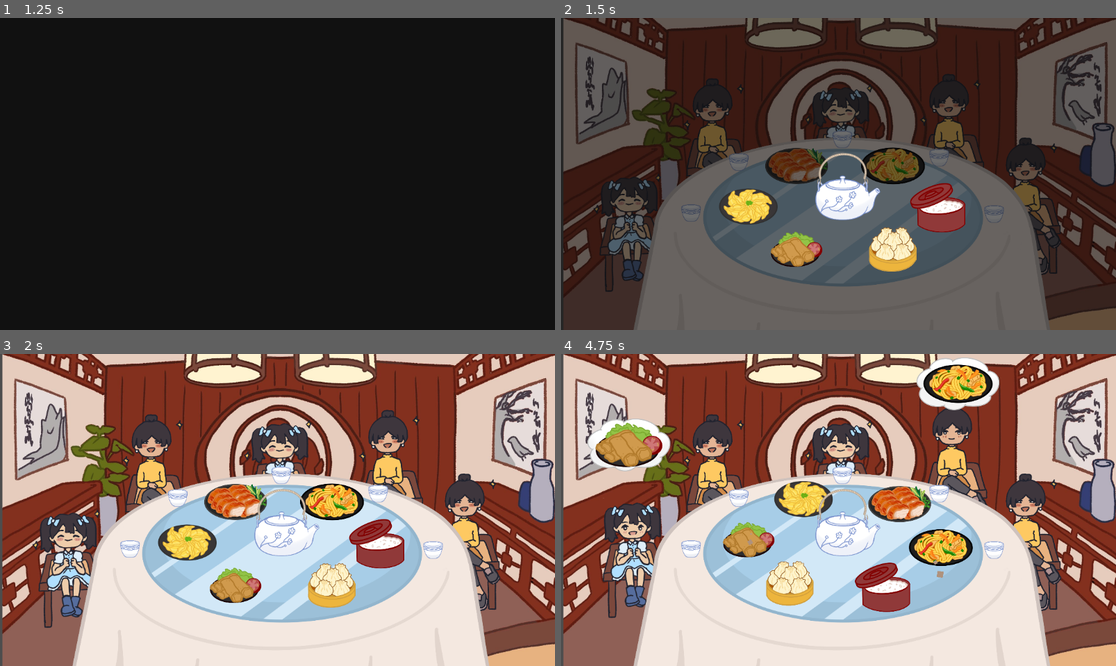
Above: before the commit, frames 1-4 (two rows, left to right).
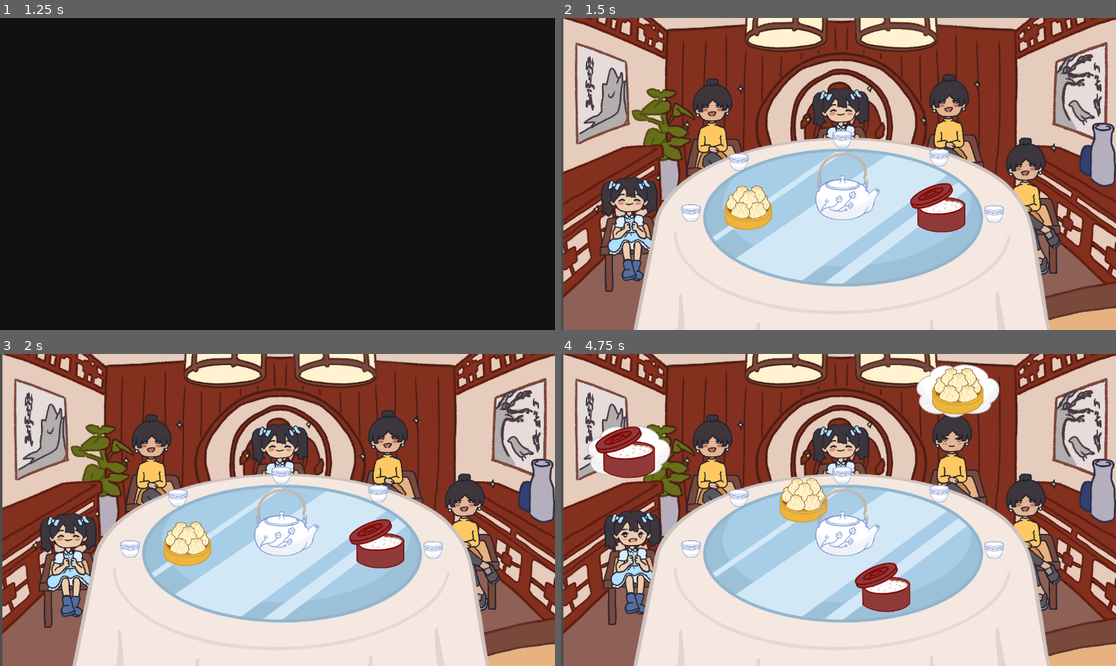
Above: after the commit, the same moments.

Repository: game-dev-besties/lupe_game
Game: Godot game, scene res://scenes/cutscene.tscn
The game is run twice, just before and just after one commit, with the same random seed, the same clock (stepped at 60 frames per second) and the same inputs.
Inputs (mouse positions are in pixels of both pictures, inside the frame that each line leads up to):
- Up to frame 1 (1.25 s): click "SKIP" at 0.5 s
- Up to frame 2 (1.5 s): click "SKIP" at 1.25 s
- Up to frame 3 (2 s): no input
- Up to frame 4 (4.75 s): tap Enter (ui_accept) at 2, 3.5 s; drag from (844, 531) to (894, 584) at 2.02 s; drag from (938, 544) to (794, 584) at 2.77 s; move the mouse to (894, 584) at 3.52 s; hold Right (ui_right) 3.53-4.25 s; click (894, 584) at 3.67 s; drag from (755, 563) to (921, 572) at 4.27 s

Frame 1 is identical in both runs. In frame 2, 96% of the frame differs, in the area x 0-100%, y 0-100%; in frame 3, 5.0%; in frame 4, 13%.

Commit message:
feat: created levels

Diff:
--- a/project.godot
+++ b/project.godot
@@ -14,6 +14,10 @@
 run/main_scene="res://scenes/cutscene.tscn"
 config/features=PackedStringArray("4.4", "GL Compatibility")
 config/icon="res://icon.svg"
+
+[autoload]
+
+LevelManager="*res://scripts/1LevelManager.gd"
 
 [input]
 
--- a/scenes/cutscene.tscn
+++ b/scenes/cutscene.tscn
@@ -95,121 +95,6 @@
 "values": [ExtResource("4_2bm7f"), ExtResource("4_2bm7f")]
 }
 
-[sub_resource type="Animation" id="Animation_ho0y6"]
-length = 0.001
-tracks/0/type = "value"
-tracks/0/imported = false
-tracks/0/enabled = true
-tracks/0/path = NodePath("Characters/Susan:position")
-tracks/0/interp = 1
-tracks/0/loop_wrap = true
-tracks/0/keys = {
-"times": PackedFloat32Array(0),
-"transitions": PackedFloat32Array(1),
-"update": 0,
-"values": [Vector2(118, 778)]
-}
-tracks/1/type = "value"
-tracks/1/imported = false
-tracks/1/enabled = true
-tracks/1/path = NodePath("UI/Panel/VBoxContainer/RichTextLabel:visible_ratio")
-tracks/1/interp = 1
-tracks/1/loop_wrap = true
-tracks/1/keys = {
-"times": PackedFloat32Array(0),
-"transitions": PackedFloat32Array(1),
-"update": 0,
-"values": [1.0]
-}
-tracks/2/type = "value"
-tracks/2/imported = false
-tracks/2/enabled = true
-tracks/2/path = NodePath("Transition/ColorRect:color")
-tracks/2/interp = 1
-tracks/2/loop_wrap = true
-tracks/2/keys = {
-"times": PackedFloat32Array(0),
-"transitions": PackedFloat32Array(1),
-"update": 0,
-"values": [Color(0, 0, 0, 1)]
-}
-tracks/3/type = "value"
-tracks/3/imported = false
-tracks/3/enabled = true
-tracks/3/path = NodePath("Transition/ColorRect:visible")
-tracks/3/interp = 1
-tracks/3/loop_wrap = true
-tracks/3/keys = {
-"times": PackedFloat32Array(0),
-"transitions": PackedFloat32Array(1),
-"update": 1,
-"values": [true]
-}
-tracks/4/type = "value"
-tracks/4/imported = false
-tracks/4/enabled = true
-tracks/4/path = NodePath("UI/Panel:modulate")
-tracks/4/interp = 1
-tracks/4/loop_wrap = true
-tracks/4/keys = {
-"times": PackedFloat32Array(0),
-"transitions": PackedFloat32Array(1),
-"update": 0,
-"values": [Color(1, 1, 1, 1)]
-}
-tracks/5/type = "value"
-tracks/5/imported = false
-tracks/5/enabled = true
-tracks/5/path = NodePath("UI/Panel:visible")
-tracks/5/interp = 1
-tracks/5/loop_wrap = true
-tracks/5/keys = {
-"times": PackedFloat32Array(0),
-"transitions": PackedFloat32Array(1),
-"update": 1,
-"values": [true]
-}
-tracks/6/type = "value"
-tracks/6/imported = false
-tracks/6/enabled = true
-tracks/6/path = NodePath("UI/Panel/VBoxContainer/RichTextLabel:text")
-tracks/6/interp = 1
-tracks/6/loop_wrap = true
-tracks/6/keys = {
-"times": PackedFloat32Array(0),
-"transitions": PackedFloat32Array(1),
-"update": 1,
-"values": ["Ugh, it's Lunar New Year's again! That means another family dinner with aunts and uncles asking me about school and classes, as if they actually cared what I got on my calculus test last week. "]
-}
-tracks/7/type = "value"
-tracks/7/imported = false
-tracks/7/enabled = true
-tracks/7/path = NodePath("Characters/Susan:texture")
-tracks/7/interp = 1
-tracks/7/loop_wrap = true
-tracks/7/keys = {
-"times": PackedFloat32Array(0),
-"transitions": PackedFloat32Array(1),
-"update": 1,
-"values": [ExtResource("4_2bm7f")]
-}
-
-[sub_resource type="Animation" id="Animation_kie4y"]
-resource_name = "stop"
-length = 0.5
-tracks/0/type = "value"
-tracks/0/imported = false
-tracks/0/enabled = true
-tracks/0/path = NodePath("UI/Panel:modulate")
-tracks/0/interp = 1
-tracks/0/loop_wrap = true
-tracks/0/keys = {
-"times": PackedFloat32Array(0, 0.3),
-"transitions": PackedFloat32Array(1, 1),
-"update": 0,
-"values": [Color(1, 1, 1, 1), Color(1, 1, 1, 0)]
-}
-
 [sub_resource type="Animation" id="Animation_fs8wb"]
 resource_name = "Cutscene2"
 length = 5.0
@@ -337,6 +222,121 @@
 "values": [true]
 }
 
+[sub_resource type="Animation" id="Animation_ho0y6"]
+length = 0.001
+tracks/0/type = "value"
+tracks/0/imported = false
+tracks/0/enabled = true
+tracks/0/path = NodePath("Characters/Susan:position")
+tracks/0/interp = 1
+tracks/0/loop_wrap = true
+tracks/0/keys = {
+"times": PackedFloat32Array(0),
+"transitions": PackedFloat32Array(1),
+"update": 0,
+"values": [Vector2(118, 778)]
+}
+tracks/1/type = "value"
+tracks/1/imported = false
+tracks/1/enabled = true
+tracks/1/path = NodePath("UI/Panel/VBoxContainer/RichTextLabel:visible_ratio")
+tracks/1/interp = 1
+tracks/1/loop_wrap = true
+tracks/1/keys = {
+"times": PackedFloat32Array(0),
+"transitions": PackedFloat32Array(1),
+"update": 0,
+"values": [1.0]
+}
+tracks/2/type = "value"
+tracks/2/imported = false
+tracks/2/enabled = true
+tracks/2/path = NodePath("Transition/ColorRect:color")
+tracks/2/interp = 1
+tracks/2/loop_wrap = true
+tracks/2/keys = {
+"times": PackedFloat32Array(0),
+"transitions": PackedFloat32Array(1),
+"update": 0,
+"values": [Color(0, 0, 0, 1)]
+}
+tracks/3/type = "value"
+tracks/3/imported = false
+tracks/3/enabled = true
+tracks/3/path = NodePath("Transition/ColorRect:visible")
+tracks/3/interp = 1
+tracks/3/loop_wrap = true
+tracks/3/keys = {
+"times": PackedFloat32Array(0),
+"transitions": PackedFloat32Array(1),
+"update": 1,
+"values": [true]
+}
+tracks/4/type = "value"
+tracks/4/imported = false
+tracks/4/enabled = true
+tracks/4/path = NodePath("UI/Panel:modulate")
+tracks/4/interp = 1
+tracks/4/loop_wrap = true
+tracks/4/keys = {
+"times": PackedFloat32Array(0),
+"transitions": PackedFloat32Array(1),
+"update": 0,
+"values": [Color(1, 1, 1, 1)]
+}
+tracks/5/type = "value"
+tracks/5/imported = false
+tracks/5/enabled = true
+tracks/5/path = NodePath("UI/Panel:visible")
+tracks/5/interp = 1
+tracks/5/loop_wrap = true
+tracks/5/keys = {
+"times": PackedFloat32Array(0),
+"transitions": PackedFloat32Array(1),
+"update": 1,
+"values": [true]
+}
+tracks/6/type = "value"
+tracks/6/imported = false
+tracks/6/enabled = true
+tracks/6/path = NodePath("UI/Panel/VBoxContainer/RichTextLabel:text")
+tracks/6/interp = 1
+tracks/6/loop_wrap = true
+tracks/6/keys = {
+"times": PackedFloat32Array(0),
+"transitions": PackedFloat32Array(1),
+"update": 1,
+"values": ["Ugh, it's Lunar New Year's again! That means another family dinner with aunts and uncles asking me about school and classes, as if they actually cared what I got on my calculus test last week. "]
+}
+tracks/7/type = "value"
+tracks/7/imported = false
+tracks/7/enabled = true
+tracks/7/path = NodePath("Characters/Susan:texture")
+tracks/7/interp = 1
+tracks/7/loop_wrap = true
+tracks/7/keys = {
+"times": PackedFloat32Array(0),
+"transitions": PackedFloat32Array(1),
+"update": 1,
+"values": [ExtResource("4_2bm7f")]
+}
+
+[sub_resource type="Animation" id="Animation_kie4y"]
+resource_name = "stop"
+length = 0.5
+tracks/0/type = "value"
+tracks/0/imported = false
+tracks/0/enabled = true
+tracks/0/path = NodePath("UI/Panel:modulate")
+tracks/0/interp = 1
+tracks/0/loop_wrap = true
+tracks/0/keys = {
+"times": PackedFloat32Array(0, 0.3),
+"transitions": PackedFloat32Array(1, 1),
+"update": 0,
+"values": [Color(1, 1, 1, 1), Color(1, 1, 1, 0)]
+}
+
 [sub_resource type="AnimationLibrary" id="AnimationLibrary_pduvj"]
 _data = {
 &"Cutscene1": SubResource("Animation_sp6f6"),
--- a/scenes/game.tscn
+++ b/scenes/game.tscn
@@ -156,6 +156,7 @@
 texture = ExtResource("5_iywne")
 
 [node name="Transition" type="Node2D" parent="."]
+visible = false
 
 [node name="ColorRect" type="ColorRect" parent="Transition"]
 offset_left = -183.0
--- /dev/null
+++ b/scripts/1LevelManager.gd
@@ -0,0 +1,51 @@
+extends Node
+
+var current_level_index: int = 0
+
+var levels = [
+	# --- LEVEL 1 ---
+	{
+		"dishes": [
+			{"texture": preload("res://assets/food/rice.png"), "scale": 0.3, "item_name": "rice", "quantity": 2},
+			{"texture": preload("res://assets/food/dumpling.png"), "scale": 0.3, "item_name": "dumpling", "quantity": 2},
+		],
+		"npcs": [
+			{"name": "girl1", "desire": "rice", "timer": 5},
+			{"name": "girl3", "desire": "rice", "timer": 1.5},
+			{"name": "girl1", "desire": "rice", "timer": 5},
+			{"name": "girl3", "desire": "rice", "timer": 1.5},
+			{"name": "girl3", "desire": "rice", "timer": 1.5},
+		],
+		"hunger_timer": 5.0
+	},
+	# --- LEVEL 2 ---
+	{
+		"dishes": [
+			{"texture": preload("res://assets/food/rice.png"), "scale": 0.3, "item_name": "rice", "quantity": 3},
+			{"texture": preload("res://assets/food/dumpling.png"), "scale": 0.3, "item_name": "dumpling", "quantity": 3},
+			{"texture": preload("res://assets/food/eggroll.png"), "scale": 0.25, "item_name": "eggroll", "quantity": 3},
+			{"texture": preload("res://assets/food/frieddumpling.png"), "scale": 0.3, "item_name": "frieddumpling", "quantity": 3},
+			{"texture": preload("res://assets/food/duck.png"), "scale": 0.3, "item_name": "duck", "quantity": 3},
+			{"texture": preload("res://assets/food/noodle.png"), "scale": 0.3, "item_name": "noodle", "quantity": 3},
+		],
+		"npcs": [
+			{"name": "girl1", "desire": "rice", "timer": 5},
+			{"name": "girl3", "desire": "rice", "timer": 1.5},
+			{"name": "girl1", "desire": "rice", "timer": 5},
+			{"name": "girl3", "desire": "rice", "timer": 1.5},
+			{"name": "girl3", "desire": "rice", "timer": 1.5},
+		],
+		"hunger_timer": 30.0
+	},
+	# --- todo: add more levels here ---
+]
+
+
+func get_current_level_data() -> Dictionary:
+	if current_level_index < levels.size():
+		return levels[current_level_index]
+	return {}
+
+func advance_to_next_level():
+	current_level_index += 1
+	get_tree().reload_current_scene()
--- a/scripts/npc.gd
+++ b/scripts/npc.gd
@@ -72,12 +72,10 @@
 					#if node is NPC:
 						#if node.current_state != "happy":
 							#dishes_on_the_table.append(node.desired_item_name)
-
 				if dishes_on_the_table.size() > 0:
 					desired_item_name = dishes_on_the_table[randi() % dishes_on_the_table.size()]
 				else:
 					current_state = "happy"
-
 				update_food_item_display()
 			check_hungry_timer = TIME_BETWEEN_HUNGRY_CHECKS_SECONDS
 	else:
--- a/scripts/spinningthing.gd
+++ b/scripts/spinningthing.gd
@@ -31,7 +31,6 @@
 	{"texture": preload("res://assets/food/duck.png"), "scale": 0.3, "item_name": "duck", "quantity": 3},
 	{"texture": preload("res://assets/food/noodle.png"), "scale": 0.3, "item_name": "noodle", "quantity": 3},
 ]
-
 var npc_desires = [
 	{"name": "girl1", "desire": "rice", "timer": 5},
 	{"name": "girl3", "desire": "rice", "timer": 1.5},
@@ -41,8 +40,16 @@
 ]
 
 func _ready():
-	spawn_dishes()
-	spawn_npcs()
+	var current_level_data: Dictionary = LevelManager.get_current_level_data()
+	if current_level_data:
+		dishes_data = current_level_data["dishes"]
+		npc_desires = current_level_data["npcs"]
+		spawn_dishes()
+		spawn_npcs()
+	else:
+		print("Game Over! No more levels.")
+		#todo: show end screen cutscene
+
 
 func _process(delta):
 	handle_input(delta)
@@ -127,6 +134,7 @@
 
 func _on_susan_started_moving():
 	# Reset all animations and timers
+	check_for_level_complete()
 	for node in get_children():
 		if node is Dish:
 			node.cancel_consumption()
@@ -150,3 +158,11 @@
 
 	if angular_velocity != 0:
 		angular_velocity = move_toward(angular_velocity, 0, friction * delta)
+
+func check_for_level_complete():
+	for node in get_children():
+		if node is Dish:
+			if node.item_name != "Empty Plate":
+				return
+	print("Level Complete! Advancing to the next level...")
+	LevelManager.advance_to_next_level()
Not shown: 1 places in scenes/game.tscn that only renumber resources
Not shown: 1 places in scenes/teacup.tscn that only renumber resources
Not shown: 1 places in scenes/teapot.tscn that only renumber resources
Not shown, added: scripts/1LevelManager.gd.uid
